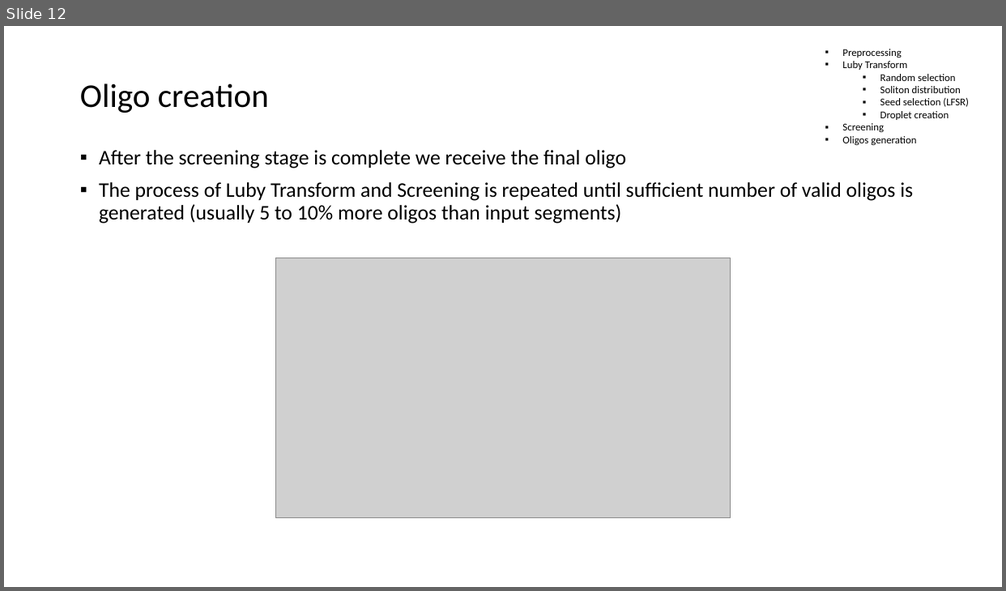
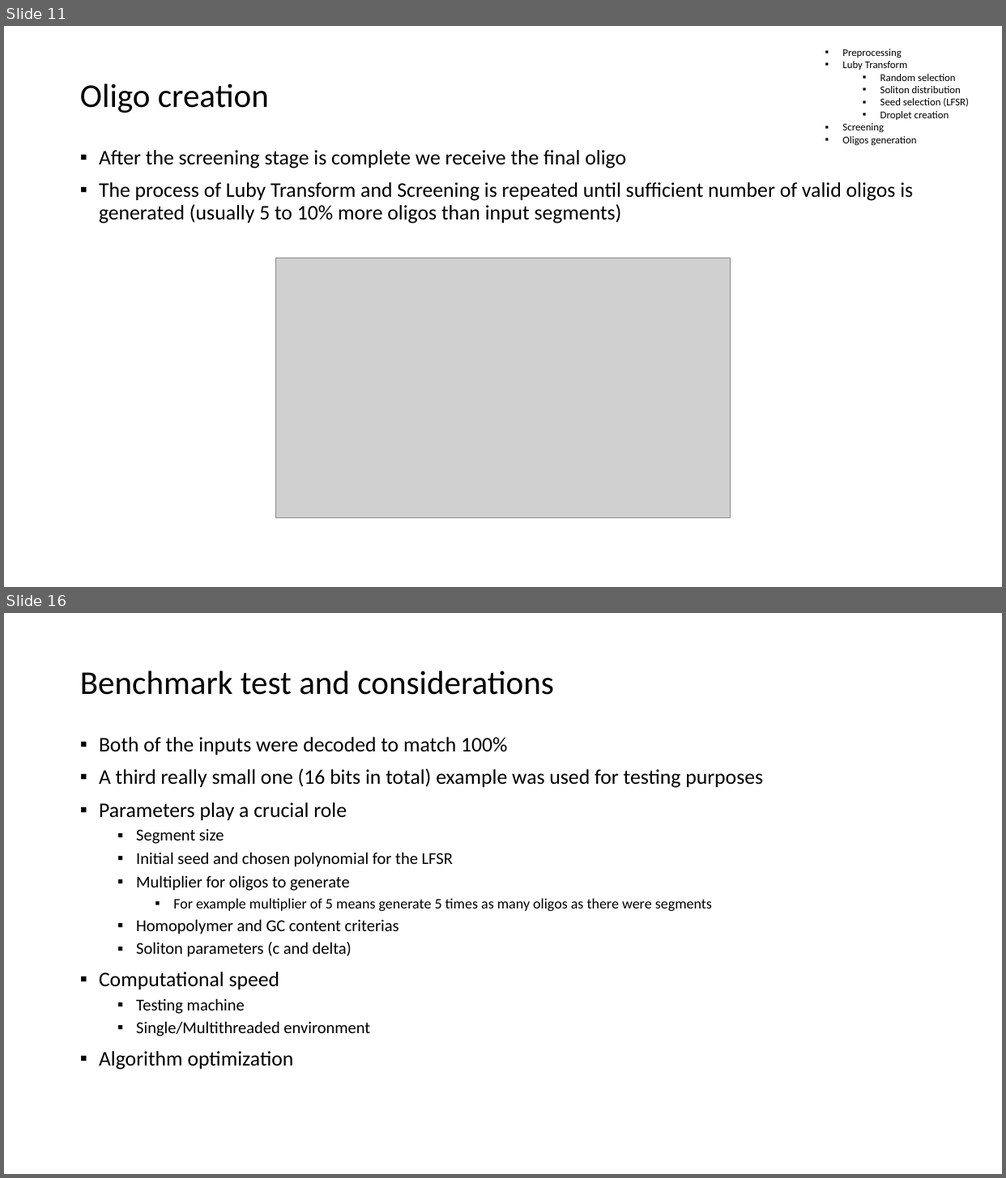
Before and after one commit to NakoNachev/dna_fountain, a slide deck: DNA Fountain_presi.pptx. Shown one above the other, each under a label of ours: slide 12 before the commit, slides 11 and 16 after it; the slides between them are not shown. The pictures are 1006x591 and 1006x1178 pixels, drawn with LibreOffice and Linux fonts; fonts in the diff are those of the drawing; grey boxes stand for pictures. Boxes give left, top, right and bottom in pixels: in the first picture for what was removed or moved away, otherwise in the second. Text is boxed around its words. In the diff, an @@ line names an element or a change of style, - is before the commit and + after.

```diff
--- a/DNA Fountain_presi.pptx
+++ b/DNA Fountain_presi.pptx
@@ slide 16 added at bbox=[4, 613, 1002, 1174], background #FFFFFF @@
@@ title added at bbox=[80, 671, 554, 695], 32 pt, text #000000 @@
+Benchmark test and considerations
@@ text added at bbox=[99, 737, 763, 1070], 16 pt, text #000000 @@
+▪ Both of the inputs were decoded to match 100%
+▪ A third really small one (16 bits in total) example was used for testing purposes
+▪ Parameters play a crucial role
+  ▪ Segment size
+  ▪ Initial seed and chosen polynomial for the LFSR
+  ▪ Multiplier for oligos to generate
+    ▪ For example multiplier of 5 means generate 5 times as many oligos as there were segments
+  ▪ Homopolymer and GC content criterias
+  ▪ Soliton parameters (c and delta)
+▪ Computational speed
+  ▪ Testing machine
+  ▪ Single/Multithreaded environment
+▪ Algorithm optimization
@@ what was slide 12 is now slide 11 @@
```
Also in this commit, not shown: 2 slides changed, 6 other slides added.
